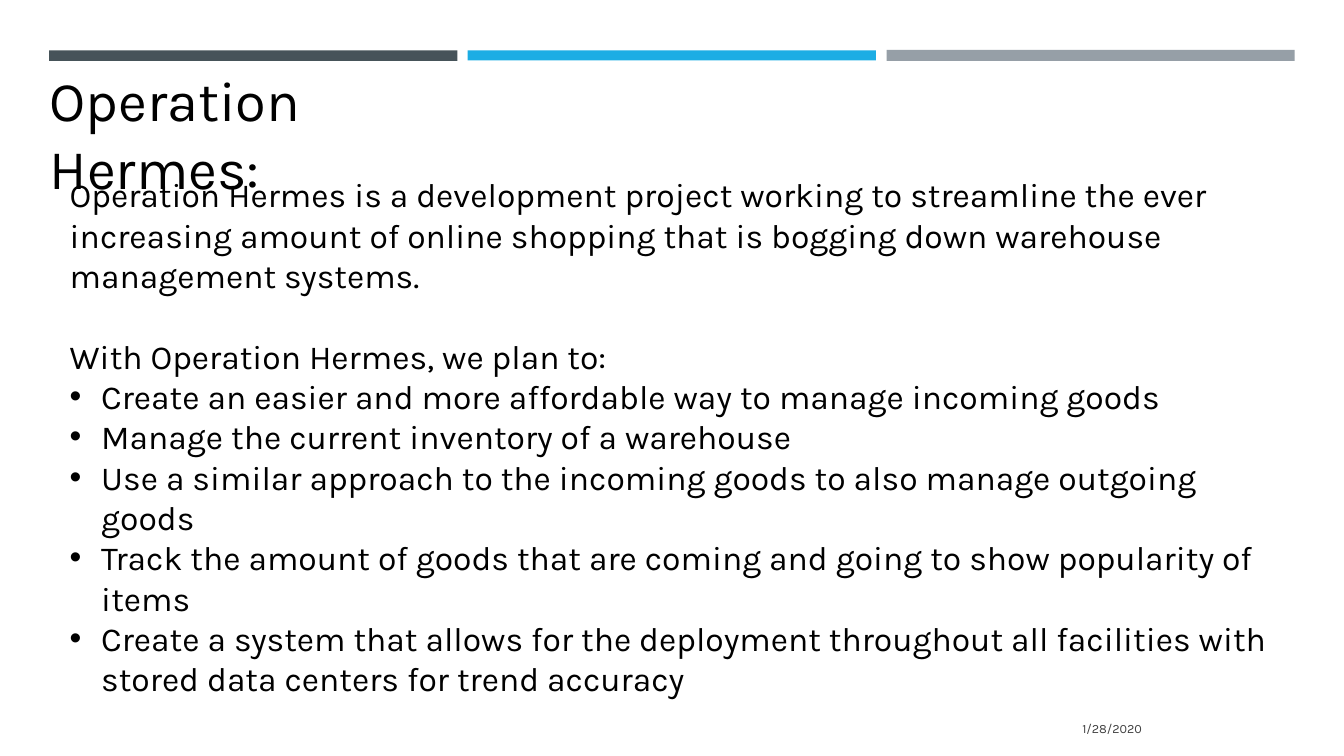
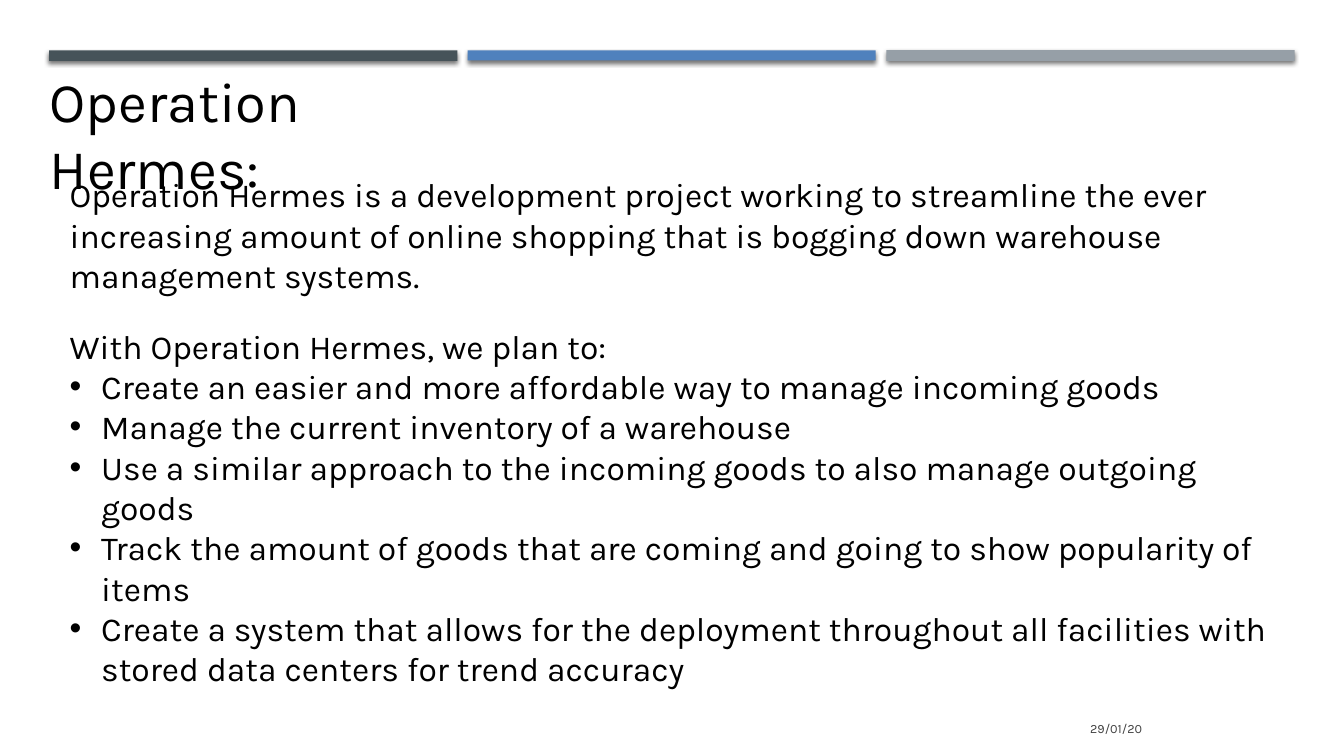
Before and after one commit to jasalazar/team6, a slide deck: slide 3 of Documents/Presentation 1 Team 6.pptx. Drawn at 1344x756 pixels with LibreOffice and Linux fonts; fonts in the diff are those of the drawing. Boxes give left, top, right and bottom in pixels: in the first picture for what was removed or moved away, otherwise in the second. Text is boxed around its words. In the diff, an @@ line names an element or a change of style, - is before the commit and + after.

```diff
--- a/Documents/Presentation 1 Team 6.pptx
+++ b/Documents/Presentation 1 Team 6.pptx
@@ rectangle at [49, 50, 458, 60]: shadow on @@
@@ rectangle at [468, 50, 876, 60]: fill #1CADE4 to #4F81BD; shadow on @@
@@ rectangle at [886, 50, 1295, 62]: shadow on @@
@@ text "Operation Hermes is a development ..." rewrapped from [70, 177, 1266, 700] to [70, 177, 1266, 690] @@
@@ text at [1090, 724, 1142, 734]: text changed @@
-1/28/2020
+29/01/20
```
Also in this commit, not shown: 9 other slides changed, 2 slides added, 1 slide removed.
